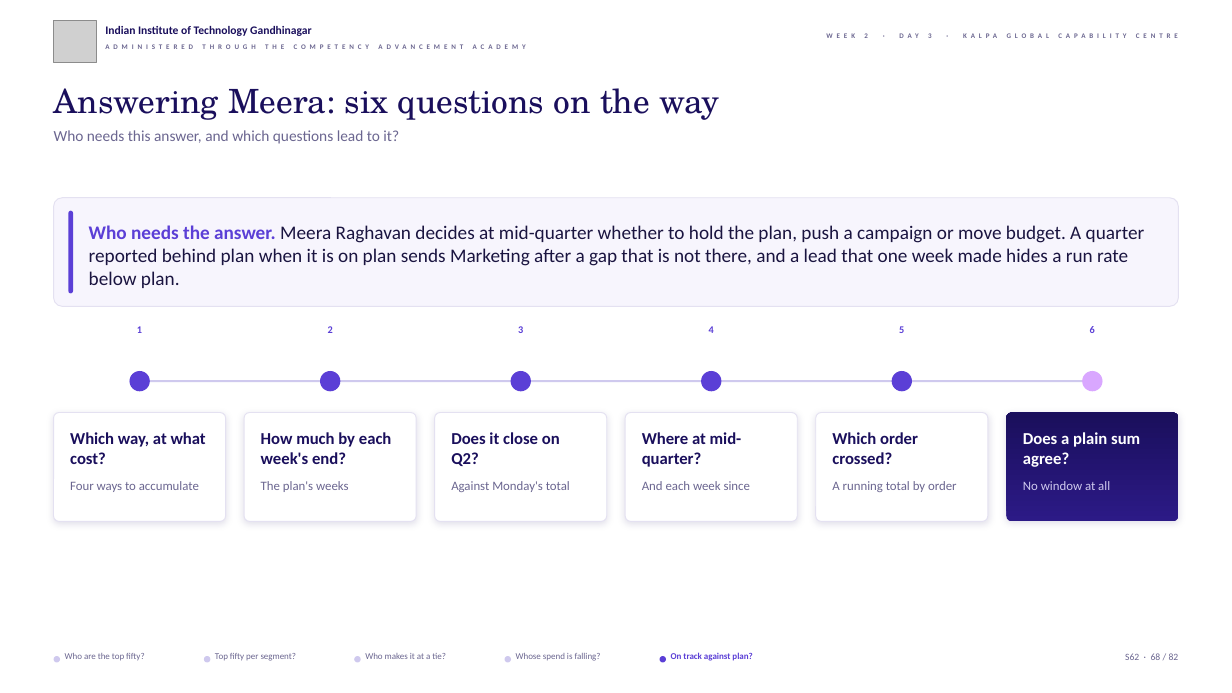
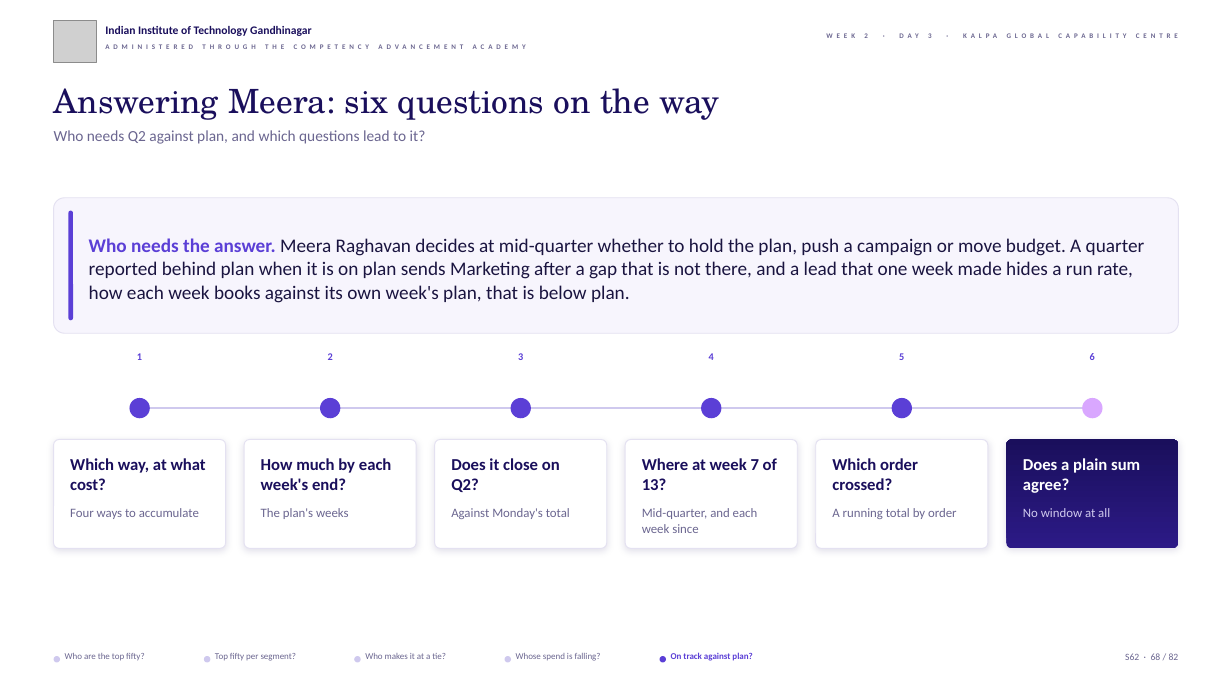
Before and after one commit to fde-academy-lab/c2-content-factory, a slide deck: slide 68 of content/W02/D3/slides/C2_W02_D03_half1_STUDENT.pptx. Drawn at 1232x693 pixels with LibreOffice and Linux fonts; fonts in the diff are those of the drawing; grey boxes stand for pictures; background and template pictures are left out. Boxes give left, top, right and bottom in pixels: in the first picture for what was removed or moved away, otherwise in the second. Text is boxed around its words. In the diff, an @@ line names an element or a change of style, - is before the commit and + after.

```diff
--- a/content/W02/D3/slides/C2_W02_D03_half1_STUDENT.pptx
+++ b/content/W02/D3/slides/C2_W02_D03_half1_STUDENT.pptx
@@ text at <box>54,130,426,144</box>: text changed @@
-Who needs this answer, and which questions lead to it?
+Who needs Q2 against plan, and which questions lead to it?
@@ rounded rectangle: place and size @@
-rounded rectangle at <box>54,198,1178,307</box>
+rounded rectangle at <box>54,198,1178,334</box>
@@ rounded rectangle: place and size @@
-rounded rectangle at <box>68,211,73,294</box>
+rounded rectangle at <box>68,211,73,321</box>
@@ text at <box>89,238,1145,303</box>: text changed @@
-Who needs the answer. Meera Raghavan decides at mid-quarter whether to hold the plan, push a campaign or move budget. A quarter reported behind plan when it is on plan sends Marketing after a gap that is not there, and a lead that one week made hides a run rate below plan.
+Who needs the answer. Meera Raghavan decides at mid-quarter whether to hold the plan, push a campaign or move budget. A quarter reported behind plan when it is on plan sends Marketing after a gap that is not there, and a lead that one week made hides a run rate, how each week books against its own week's plan, that is below plan.
@@ 6 texts, 6 ellipses, 1 rectangle: place and size @@
-6 texts, 6 ellipses, 1 rectangle at <box>129,326,1103,391</box>
+6 texts, 6 ellipses, 1 rectangle at <box>129,353,1103,419</box>
@@ 10 texts, 6 rounded rectangles: place and size @@
-10 texts, 6 rounded rectangles at <box>54,412,1178,521</box>
+10 texts, 6 rounded rectangles at <box>54,440,1178,549</box>
@@ text at <box>642,458,777,490</box>: text changed @@
-Where at mid-quarter?
+Where at week 7 of 13?
@@ text at <box>642,508,758,533</box>: text changed @@
-And each week since
+Mid-quarter, and each week since
```
Also in this commit, not shown: 38 other slides changed, 43 other files.
